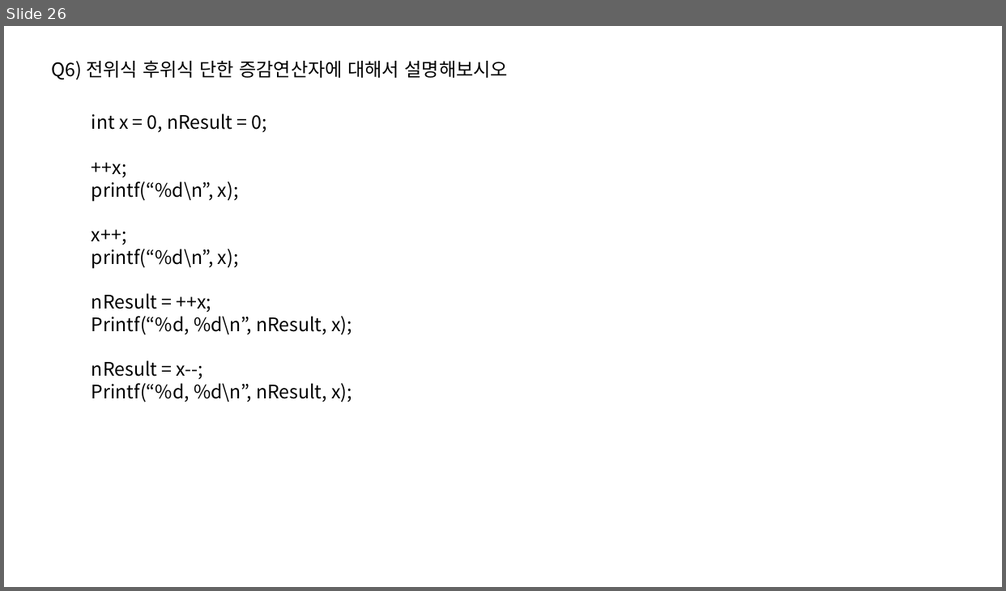
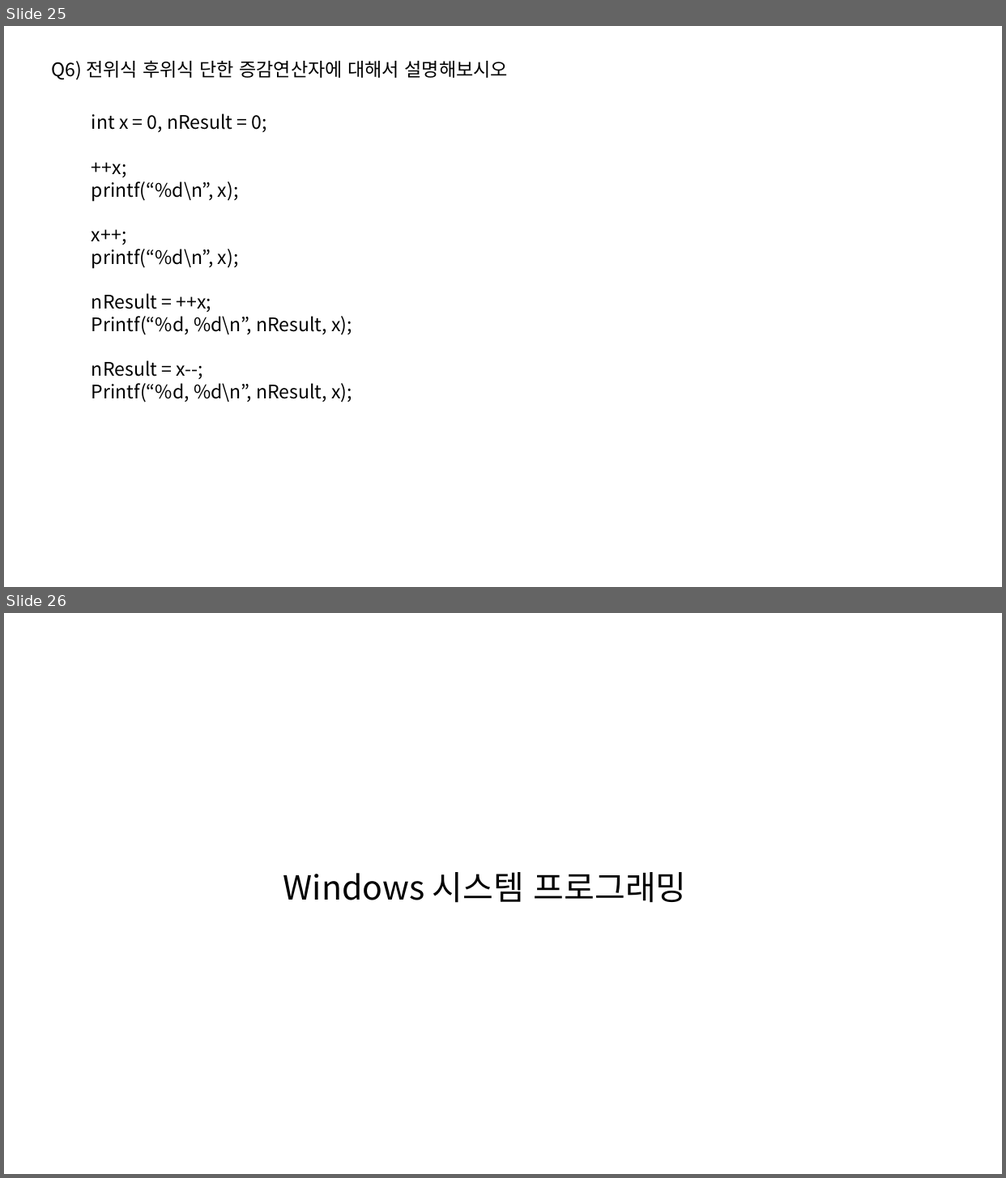
Before and after one commit to taehyuklee/C-CppStudy, a slide deck: CSwithC/CS-explanation.pptx. Shown one above the other, each under a label of ours: slide 26 before the commit, slides 25 and 26 after it. The pictures are 1006x591 and 1006x1178 pixels, drawn with LibreOffice and Linux fonts; fonts in the diff are those of the drawing. Boxes give left, top, right and bottom in pixels: in the first picture for what was removed or moved away, otherwise in the second. Text is boxed around its words. In the diff, an @@ line names an element or a change of style, - is before the commit and + after.

```diff
--- a/CSwithC/CS-explanation.pptx
+++ b/CSwithC/CS-explanation.pptx
@@ slide 26 added at box(4, 613, 1002, 1174), background #FFFFFF @@
@@ text added at box(283, 872, 687, 903), 32 pt, text #000000 @@
+Windows 시스템 프로그래밍
@@ what was slide 26 is now slide 25 @@
```
Also in this commit, not shown: 1 slide changed, 2 other slides added, 1 slide removed.
